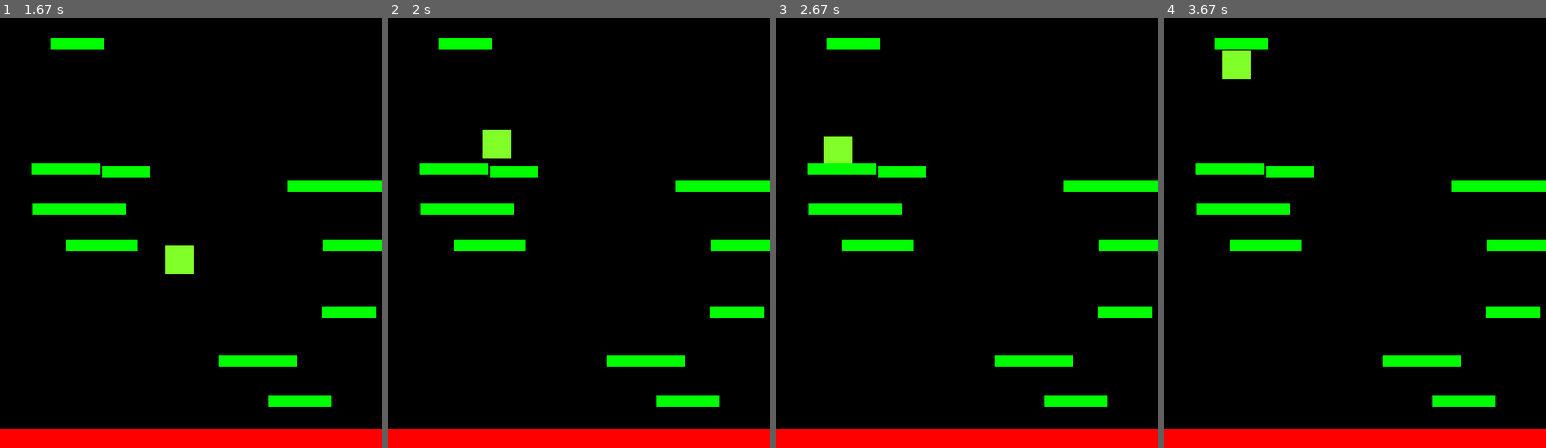
Above: before the commit, frames 1-4 (left to right).
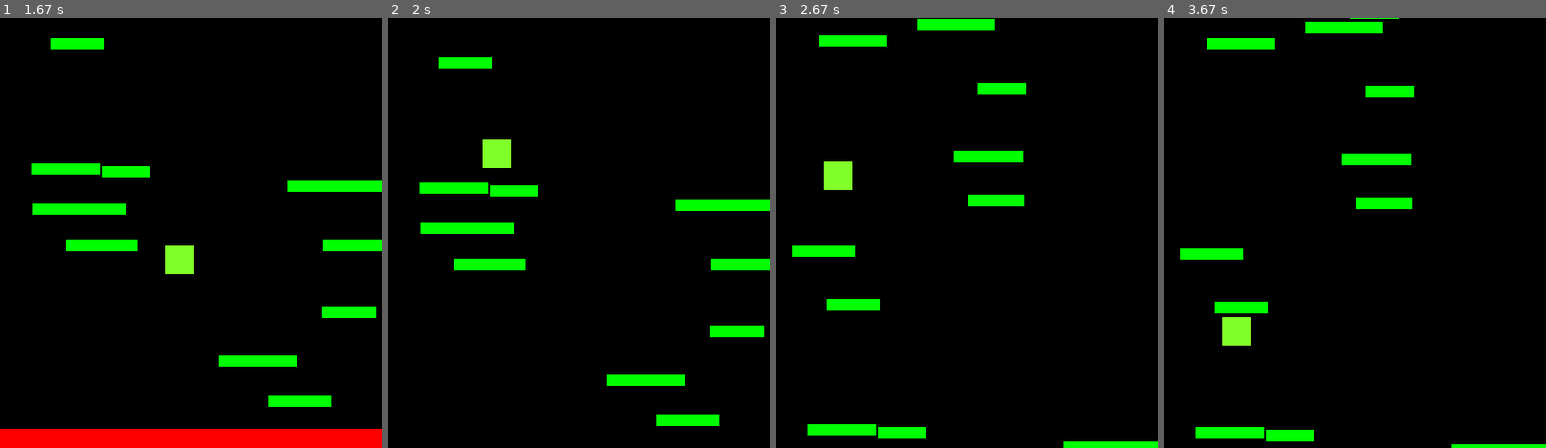
Above: after the commit, the same moments.

Repository: brunstart/Pygame
Game: pygame game, started from platformer.py
Same seed, same stepped clock (60 frames per second), same inputs: the game is played once before the commit and once after it.
Inputs:
- Up to frame 1 (1.67 s): hold Right 0.33-0.8 s; hold Right 0.83-1.3 s; tap Space at 0.9, 1.2, 1.4 s; hold Left from 1.33 s (still down)
- Up to frame 2 (2 s): tap Space at 1.7, 1.97 s; release Left at 1.87 s; hold Left from 1.9 s (still down)
- Up to frame 3 (2.67 s): tap Space at 2.27, 2.4 s; release Left at 2.3 s; hold Right from 2.33 s (still down)
- Up to frame 4 (3.67 s): tap Space at 2.7, 3.07, 3.37, 3.57 s; release Right at 2.97 s; hold Left 3-3.47 s; hold Right from 3.5 s (still down)

Frame 1 is identical in both runs. In frame 2, 14% of the frame differs, in the area x 0-100%, y 4-100%; in frame 3, 13%; in frame 4, 13%.

Commit message:
210614
infinite scrolling, level random generation

Diff:
--- a/platformer.py
+++ b/platformer.py
@@ -94,6 +94,15 @@
     platforms.add(pl)
     all_sprites.add(pl)
 
+def plat_gen():
+    while len(platforms) < 11:
+        width = random.randrange(50, 100)
+        p = platform()
+        p.rect.center = (random.randrange(0, WIDTH - width),
+                         random.randrange(-50, 0))
+        platforms.add(p)
+        all_sprites.add(p)
+
 while True:
     for event in pygame.event.get():
         if event.type == QUIT:
@@ -102,6 +111,15 @@
         if event.type == pygame.KEYDOWN:
             if event.key == pygame.K_SPACE:
                 P1.jump()
+
+    if P1.rect.top <= HEIGHT / 3:
+        P1.pos.y += abs(P1.vel.y)
+        for plat in platforms:
+            plat.rect.y += abs(P1.vel.y)
+            if plat.rect.top >= HEIGHT:
+                plat.kill()
+
+    plat_gen()
 
     displaysurface.fill((0,0,0))
 
